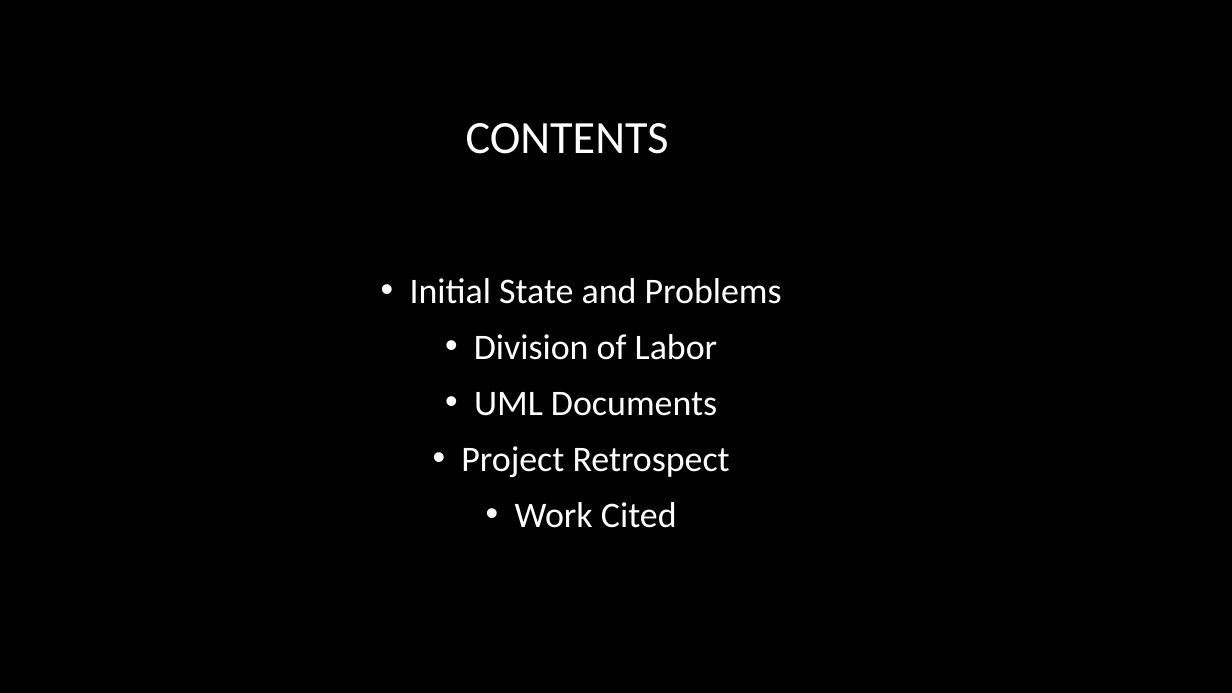
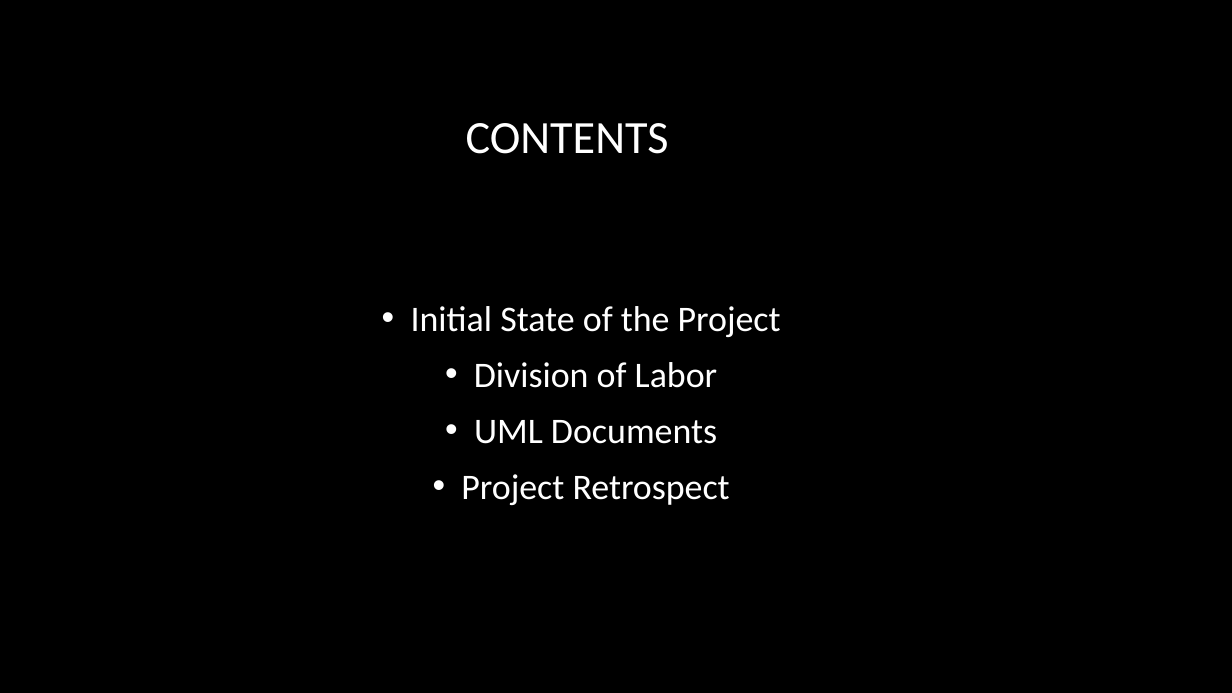
Before and after one commit to StephenWFulton/JavaCalendar, a slide deck: slide 2 of Project2Presentation.pptx. Drawn at 1232x693 pixels with LibreOffice and Linux fonts; fonts in the diff are those of the drawing; background and template pictures are left out. Boxes give left, top, right and bottom in pixels: in the first picture for what was removed or moved away, otherwise in the second. Text is boxed around its words. In the diff, an @@ line names an element or a change of style, - is before the commit and + after.

```diff
--- a/Project2Presentation.pptx
+++ b/Project2Presentation.pptx
@@ text at (411,306,781,337): text changed @@
-• Initial State and Problems
+• Initial State of the Project
@@ text at (515,502,677,528): paragraph removed @@
-• Work Cited
```
Also in this commit, not shown: 1 other slide changed, 4 slides added, 5 slides removed, 59 other files.
